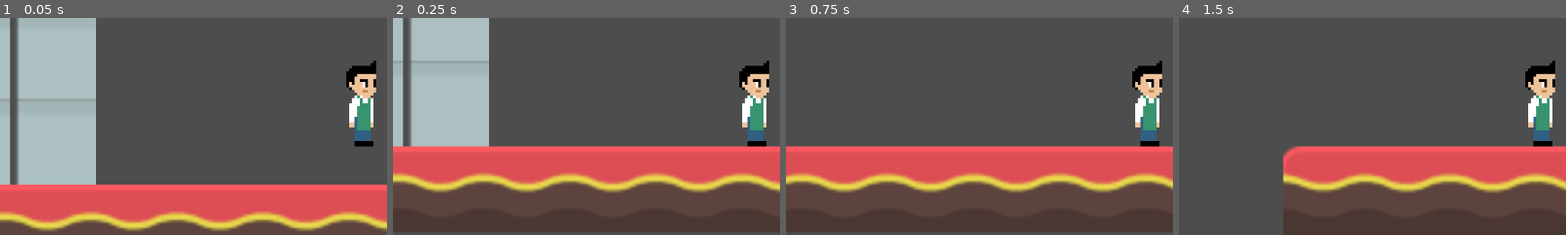
Above: before the commit, frames 1-4 (left to right).
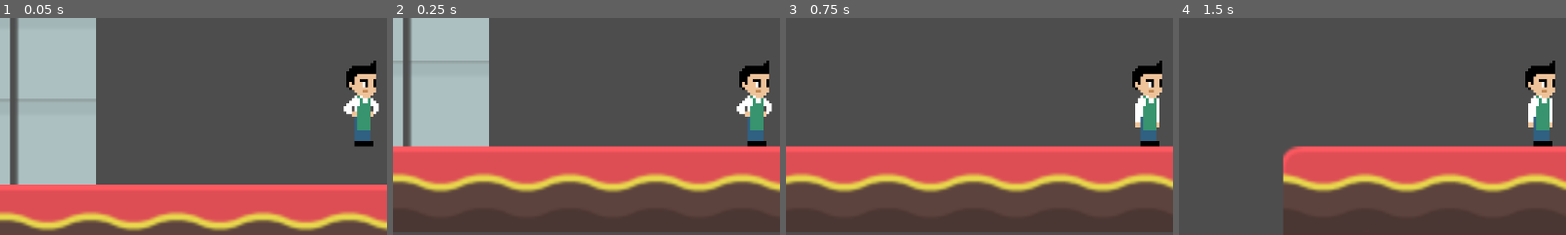
Above: after the commit, the same moments.

Repository: TheKizzyDev/GodotWildJam62
Game: Godot game, scene res://main.tscn
Two runs of this game, one before a commit and one after it. Both use one fixed random seed, a clock stepped at 60 frames per second and the inputs below.
Inputs:
- Up to frame 1 (0.05 s): no input
- Up to frame 2 (0.25 s): no input
- Up to frame 3 (0.75 s): tap Enter at 0.5 s; hold D (move_right) from 0.53 s (still down)
- Up to frame 4 (1.5 s): keep holding D (move_right); tap Space (jump) at 0.77 s
The pictures show only the part of the screen within x 4-54%, y 50-100%; the shares and areas given below are measured in that part.

The runs differ from the first frame. In frame 1, 0.4% of the frame differs, in the area x 88-98%, y 37-51%; in frame 2, 0.4%; in frame 3, nothing differs; in frame 4, nothing differs.

Commit message:
Fix anims for idling and walking to track the texture and hframes.

Diff:
--- a/player.tscn
+++ b/player.tscn
@@ -1,6 +1,7 @@
-[gd_scene load_steps=8 format=3 uid="uid://b5qco31hfuv3q"]
+[gd_scene load_steps=9 format=3 uid="uid://b5qco31hfuv3q"]
 
 [ext_resource type="Script" path="res://scripts/player.gd" id="1_eck68"]
+[ext_resource type="Texture2D" uid="uid://jmrlbm8odah" path="res://art/characters/barista/barista_blinking.png" id="2_6pvsp"]
 [ext_resource type="Texture2D" uid="uid://fs8ixgnmjv8x" path="res://art/characters/barista/barista_walk.png" id="2_d7yes"]
 
 [sub_resource type="RectangleShape2D" id="RectangleShape2D_vgsx4"]
@@ -13,10 +14,34 @@
 tracks/0/type = "value"
 tracks/0/imported = false
 tracks/0/enabled = true
-tracks/0/path = NodePath("CollisionShape2D/Sprite2D:frame")
+tracks/0/path = NodePath("CollisionShape2D/Sprite2D:texture")
 tracks/0/interp = 1
 tracks/0/loop_wrap = true
 tracks/0/keys = {
+"times": PackedFloat32Array(0),
+"transitions": PackedFloat32Array(1),
+"update": 1,
+"values": [ExtResource("2_6pvsp")]
+}
+tracks/1/type = "value"
+tracks/1/imported = false
+tracks/1/enabled = true
+tracks/1/path = NodePath("CollisionShape2D/Sprite2D:hframes")
+tracks/1/interp = 1
+tracks/1/loop_wrap = true
+tracks/1/keys = {
+"times": PackedFloat32Array(0),
+"transitions": PackedFloat32Array(1),
+"update": 1,
+"values": [3]
+}
+tracks/2/type = "value"
+tracks/2/imported = false
+tracks/2/enabled = true
+tracks/2/path = NodePath("CollisionShape2D/Sprite2D:frame")
+tracks/2/interp = 1
+tracks/2/loop_wrap = true
+tracks/2/keys = {
 "times": PackedFloat32Array(0, 2.5),
 "transitions": PackedFloat32Array(1, 1),
 "update": 1,
@@ -25,18 +50,6 @@
 
 [sub_resource type="Animation" id="Animation_xytes"]
 length = 0.001
-tracks/0/type = "value"
-tracks/0/imported = false
-tracks/0/enabled = true
-tracks/0/path = NodePath("CollisionShape2D/Sprite2D:frame")
-tracks/0/interp = 1
-tracks/0/loop_wrap = true
-tracks/0/keys = {
-"times": PackedFloat32Array(0),
-"transitions": PackedFloat32Array(1),
-"update": 1,
-"values": [0]
-}
 
 [sub_resource type="Animation" id="Animation_tjffe"]
 resource_name = "Walking"
@@ -45,10 +58,34 @@
 tracks/0/type = "value"
 tracks/0/imported = false
 tracks/0/enabled = true
-tracks/0/path = NodePath("CollisionShape2D/Sprite2D:frame")
+tracks/0/path = NodePath("CollisionShape2D/Sprite2D:texture")
 tracks/0/interp = 1
 tracks/0/loop_wrap = true
 tracks/0/keys = {
+"times": PackedFloat32Array(0),
+"transitions": PackedFloat32Array(1),
+"update": 1,
+"values": [ExtResource("2_d7yes")]
+}
+tracks/1/type = "value"
+tracks/1/imported = false
+tracks/1/enabled = true
+tracks/1/path = NodePath("CollisionShape2D/Sprite2D:hframes")
+tracks/1/interp = 1
+tracks/1/loop_wrap = true
+tracks/1/keys = {
+"times": PackedFloat32Array(0),
+"transitions": PackedFloat32Array(1),
+"update": 1,
+"values": [4]
+}
+tracks/2/type = "value"
+tracks/2/imported = false
+tracks/2/enabled = true
+tracks/2/path = NodePath("CollisionShape2D/Sprite2D:frame")
+tracks/2/interp = 1
+tracks/2/loop_wrap = true
+tracks/2/keys = {
 "times": PackedFloat32Array(0, 0.1, 0.2, 0.3),
 "transitions": PackedFloat32Array(1, 1, 1, 1),
 "update": 1,
